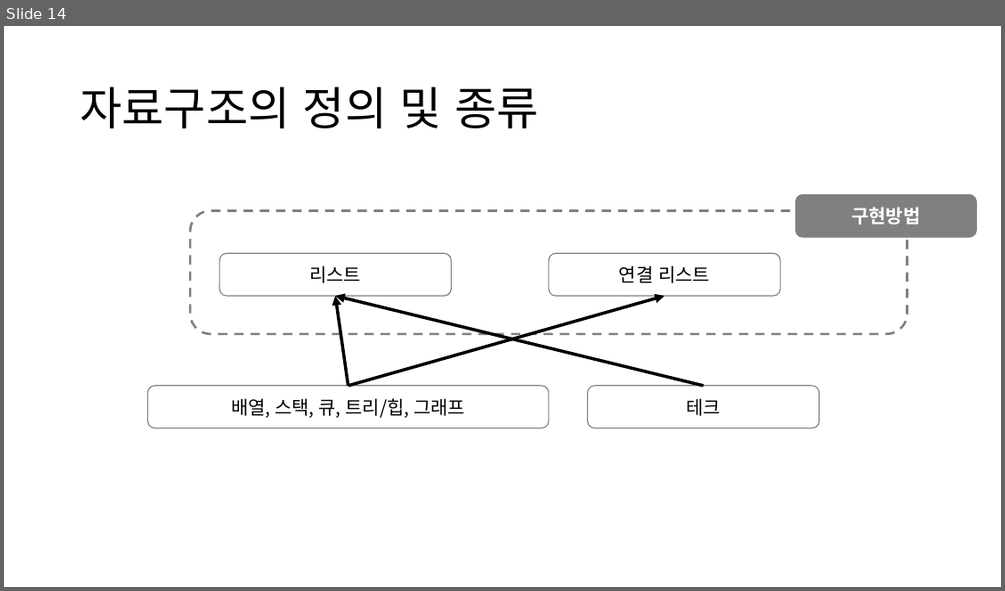
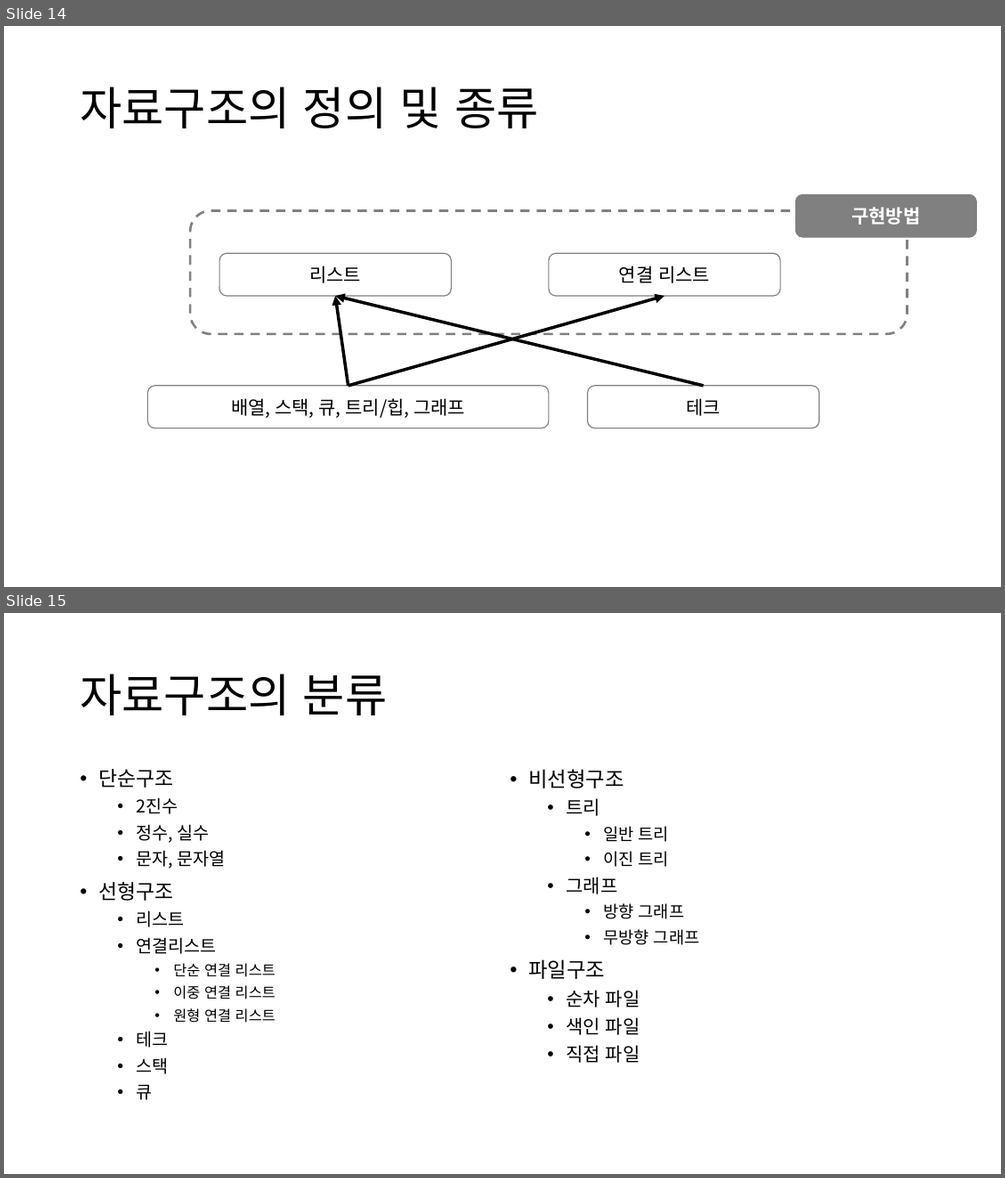
Before and after one commit to jjeong723/Study_note, a slide deck: 1st_study.pptx. Shown one above the other, each under a label of ours: slide 14 before the commit, slides 14 and 15 after it. The pictures are 1005x591 and 1005x1178 pixels, drawn with LibreOffice and Linux fonts; fonts in the diff are those of the drawing. Boxes give left, top, right and bottom in pixels: in the first picture for what was removed or moved away, otherwise in the second. Text is boxed around its words. In the diff, an @@ line names an element or a change of style, - is before the commit and + after.

Commit message:
1st_study 자료 업로드_v01

```diff
--- a/1st_study.pptx
+++ b/1st_study.pptx
@@ slide 15 added at bbox=[4, 613, 1001, 1174], background #FFFFFF @@
@@ title added at bbox=[80, 674, 387, 715], 44 pt, text #000000 @@
+자료구조의 분류
@@ text added at bbox=[98, 769, 275, 1100], 16.8 pt, text #000000 @@
+• 단순구조
+  • 2진수
+  • 정수, 실수
+  • 문자, 문자열
+• 선형구조
+  • 리스트
+  • 연결리스트
+    • 단순 연결 리스트
+    • 이중 연결 리스트
+    • 원형 연결 리스트
+  • 테크
+  • 스택
+  • 큐
@@ text added at bbox=[528, 769, 699, 1062], 16 pt, text #000000 @@
+• 비선형구조
+  • 트리
+    • 일반 트리
+    • 이진 트리
+  • 그래프
+    • 방향 그래프
+    • 무방향 그래프
+• 파일구조
+  • 순차 파일
+  • 색인 파일
+  • 직접 파일
```
Also in this commit, not shown: 1 slide changed, 2 other slides added.
